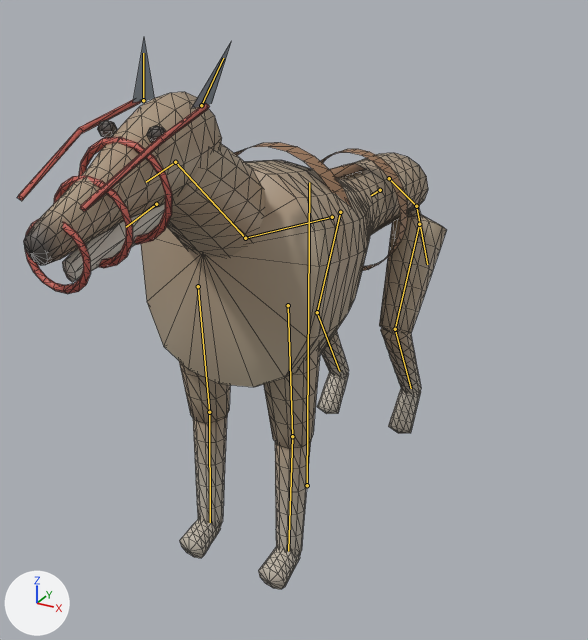
The glTF model assets/creatures/raid_hound/raid_hound.glb as it was, and as the next commit left it.
Camera for both pictures: a camera (50 mm lens) standing at (0.856, -1.632, 1.297) and looking at (-0.073, 0.058, 0.452). Every picture has the same lights, and +X, +Y and +Z are marked at lower left. The picture after the commit comes second. The bones that change, and the others that lie on the model, are drawn over the model as lines. Mesh edges are drawn as thin lines.

Objects in the first picture: 'raid_hound'.
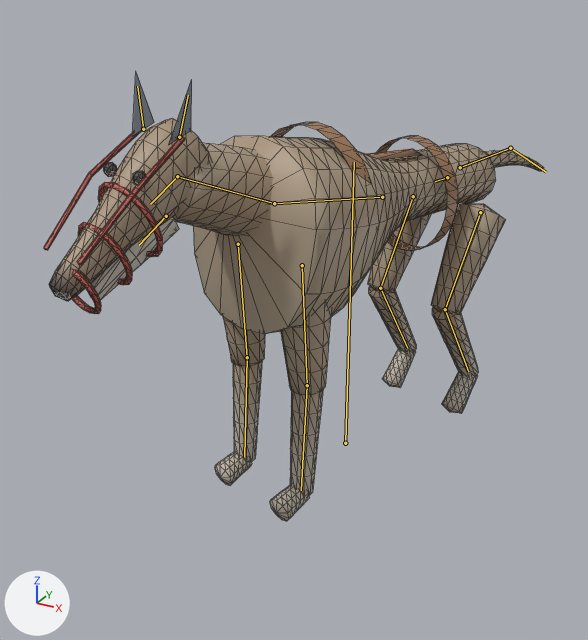
The newer file adds an action. The first version stands in its rest pose; the second is drawn at frame 4 of the action 'hit_b'.

Edits to the bpy script that builds the scene:
```text
Change bone_root:
    where bone_root = bpy.data.objects['Armature'].pose.bones['root']
    bone_root.location: (0.0, 0.0, 0.0) -> (0.0, 0.0, -0.242)
    bone_root.rotation_quaternion: (1.0, 0.0, 0.0, 0.0) -> (0.99, 0.0, -0.141, 0.0)  # degrees (0, 0, 0) -> degrees (0, -16, 0)
Change bone_neck:
    where bone_neck = bpy.data.objects['Armature'].pose.bones['neck']  # child of 'chest'
    bone_neck.rotation_quaternion: (1.0, 0.0, 0.0, 0.0) -> (0.985, 0.175, 0.0, 0.0)  # degrees (0, 0, 0) -> degrees (20, 0, 0)
Change bone_tail0:
    where bone_tail0 = bpy.data.objects['Armature'].pose.bones['tail0']  # child of 'hips'
    bone_tail0.rotation_quaternion: (1.0, 0.0, 0.0, 0.0) -> (0.957, 0.289, 0.0, 0.0)  # degrees (0, 0, 0) -> degrees (34, 0, 0)
```

Where the change shows, as pixel boxes (x1, y1, x2, y2) in the pictures (588 x 640 px):
'raid_hound', posed (17% wider, 19% shorter)
    before: (17, 39, 446, 589)
    after: (44, 73, 544, 521)
bone 'root', root to tip
    before: (307, 485) to (309, 182)
    after: (345, 443) to (354, 162)
bone 'neck', root to tip
    before: (245, 238) to (175, 162)
    after: (274, 203) to (177, 176)
bone 'tail0', root to tip
    before: (389, 178) to (416, 206)
    after: (460, 167) to (510, 148)
